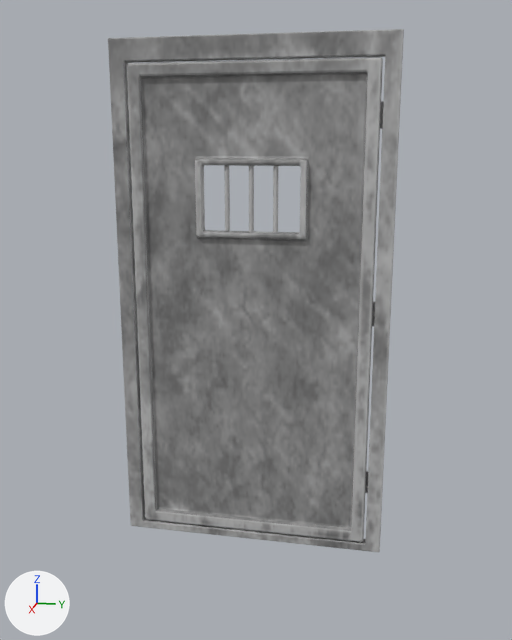
One commit to the FBX model Assets/PRISON161/Moduler_Pieces/Door_1.fbx: the scene before it, then after it.
Both versions are drawn from a 50 mm camera at (5.63, 1.15, 3.29) aimed at (-0.01, 0.03, 1.88). Every picture has the same lights, and +X, +Y and +Z are marked at lower left. Where no turn or scale is listed for an object, it has been applied to the vertices. Vertices at the same position are counted once.
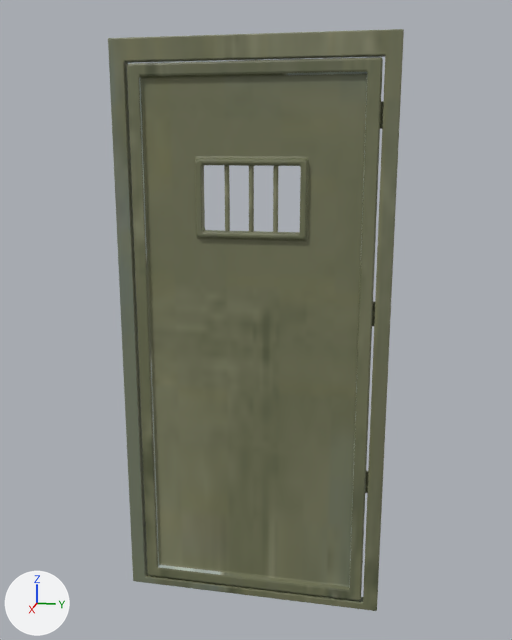
The newer file is also rescaled (x0.868), turned or shifted as a whole; pictures and numbers use the older file's frame.

What differs and where, as boxes [x1, y1, x2, y2] in the pictures (512 x 640 px; the box of a moved part takes in the faces that stretch with it):
'Plane.006', surface changed, reshaped (grey to yellow, 11% taller): before [108, 29, 404, 552]; after [108, 29, 404, 611]
part 1 of me_plane_001, moved or reshaped: before [108, 31, 404, 552]; after [108, 31, 404, 611]
part 2 of me_plane_001, surface changed: before [203, 514, 300, 526]; after [203, 573, 300, 586]

What changed in the scene script:
```text
Add img_f24028d3e58ff0b708a409f4fca3d9cd_png:
    img_f24028d3e58ff0b708a409f4fca3d9cd_png = load_image('f24028d3e58ff0b708a409f4fca3d9cd.png', '../Textures/f24028d3e58ff0b708a409f4fca3d9cd.png', 564, 564, 'sRGB')
Change mat_prison_door:
    mat_prison_door.texture: img_prisondoor_prison_door_basecolor_png -> img_f24028d3e58ff0b708a409f4fca3d9cd_png
Change me_plane_001:
    used by ob_plane_006; location = (0.049, 1.124, 2.007)
    remove me_plane_001.from_pydata(...)  # 1741 vertices, 1664 faces; spans x -0.08..0.05, y -2.25..0.0, z -2.1..2.1
    add me_plane_001.from_pydata(...)  # 1737 vertices, 1662 faces; spans x -0.08..0.05, y -2.25..0.0, z -2.67..2.1
    me_plane_001 part 1
    16 vertices are removed from x -0.05..0.05, y -1.6..-0.65, z -2.0..-1.91
    38 faces are deleted
    124 vertices in x -0.05..0.05, y -2.25..0.0, z -2.1..-1.9 move by (0.0, 0.0, -0.57)
    112 vertices in x -0.05..0.05, y -2.25..0.0, z -2.09..-1.89 move by (0.0, 0.0, -0.58)
    8 vertices move from x -0.04..0.04, y -1.56..-0.68, z -1.92..-1.91 to x -0.05..0.05, y -1.57..-0.68, z -2.51..-2.49
    12 vertices are added at x -0.05..0.05, y -1.6..-0.65, z -2.57..-2.49
    36 new faces join them
    me_plane_001 part 2: 2 kept faces spanning x -0.05..0.05, y -1.57..-0.68, z -2.51..-2.49 get new texture (UV) coordinates
```
